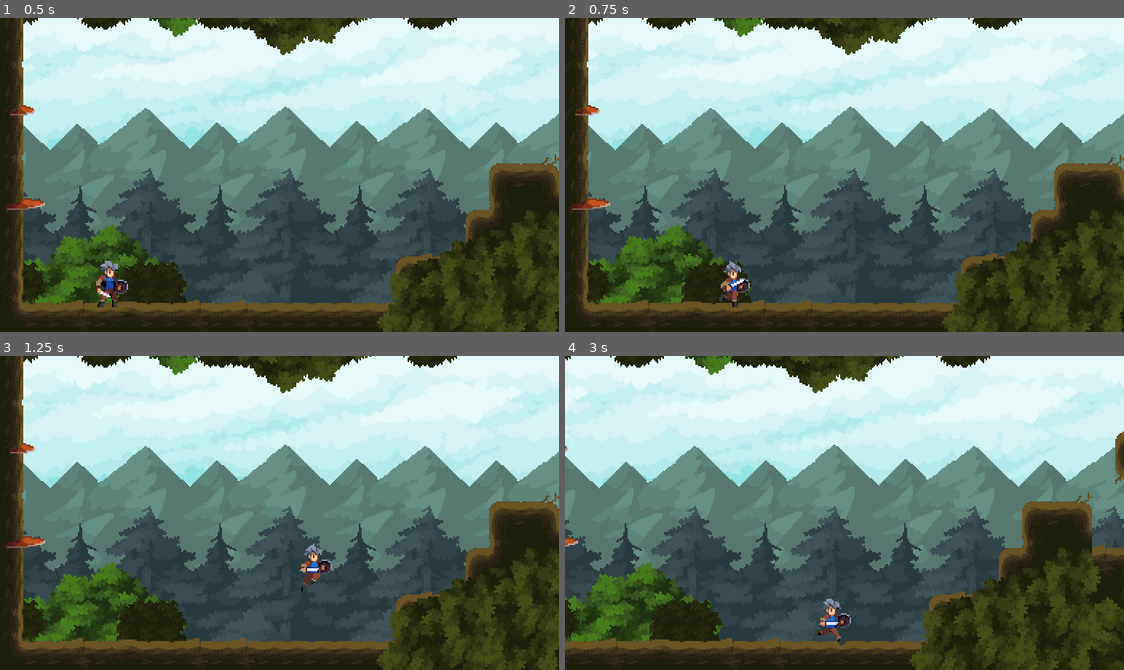
Above: before the commit, frames 1-4 (two rows, left to right).
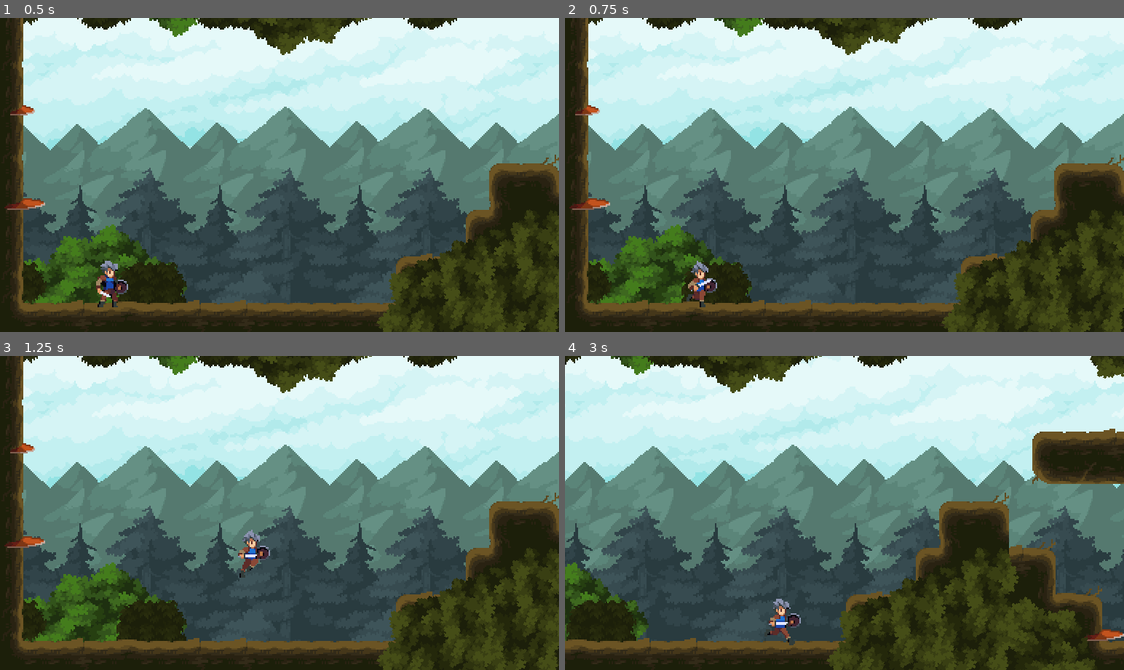
Above: after the commit, the same moments.

Repository: ukagaka/rpg-adventure
Game: Godot game, scene res://world.tscn
Same seed, same stepped clock (60 frames per second), same inputs: the game is played once before the commit and once after it.
Inputs:
- Up to frame 1 (0.5 s): no input
- Up to frame 2 (0.75 s): hold Right (move_right) from 0.53 s (still down)
- Up to frame 3 (1.25 s): keep holding Right (move_right); tap Space (jump) at 0.77 s
- Up to frame 4 (3 s): tap Space (jump) at 1.52 s; release Right (move_right) at 2.03 s; hold Left (move_left) 2.03-2.78 s; hold Right (move_right) from 2.78 s (still down)

Frame 1 is identical in both runs. In frame 2, 0.8% of the frame differs, in the area x 21-34%, y 77-93%; in frame 3, 0.8%; in frame 4, 37%, in the area x 0-100%, y 0-100%.

Commit message:
04:运动控制-行走加速和减速
使用 move_toward 函数进行加速和减速

Diff:
--- a/player.gd
+++ b/player.gd
@@ -1,7 +1,9 @@
 extends CharacterBody2D
 
-const RUN_SPEED := 200.0
-const JUMP_VELOCITY := - 300.0
+const RUN_SPEED := 160.0
+#需要 0.2 秒后到达这个速度
+const ACCELERATION := RUN_SPEED / 0.2
+const JUMP_VELOCITY := -320.0
 
 var gravity := ProjectSettings.get("physics/2d/default_gravity") as float
 @onready var sprite_2d: Sprite2D = $Sprite2D
@@ -10,7 +12,11 @@
 
 func _physics_process(delta:float) -> void:
 	var direction := Input.get_axis("move_left", "move_right")
-	velocity.x = direction * RUN_SPEED
+
+	#move_toward 起始值到目标值，速度的变化量
+	#速度的变化量 = 加速度 * 时间
+	#使用该方法后，人物会缓慢加速和减速，效果就是停止后，会往前滑行一段
+	velocity.x = move_toward(velocity.x, direction * RUN_SPEED, ACCELERATION * delta)
 
 	#设置重力，
 	velocity.y += gravity * delta
